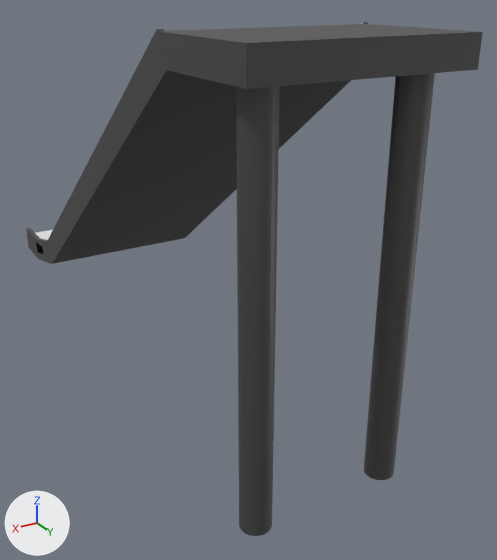
What one commit did to the FBX model Assets/Models/Slide.fbx.
The view is the same before and after, from a camera (50 mm lens) standing at (3.12, 6.66, 2.16) and looking at (-0.47, 0.67, -0.83). The axes (+X, +Y, +Z) are drawn at lower left. The lights are the same throughout. Where no turn or scale is listed for an object, it has been applied to the vertices. Vertices at the same position are counted once.

Before the edit, the objects in view are built like this:
```python
me_cube_002 = bpy.data.meshes.new('Cube.002')
me_cube_002.from_pydata(...)  # 196 vertices, 140 faces; spans x -0.98..0.98, y -3.25..3.06, z -2.1..1.86
# faces by material slot: [9, 131]
me_cube_002.materials.append(mat_slide)  # its picture is missing
me_cube_002.materials.append(mat_material_001)  # dark grey #585858
ob_cube_001 = bpy.data.objects.new('Cube.001', me_cube_002)
ob_cube_001.location = (0.0, 0.0, 0.0)
```
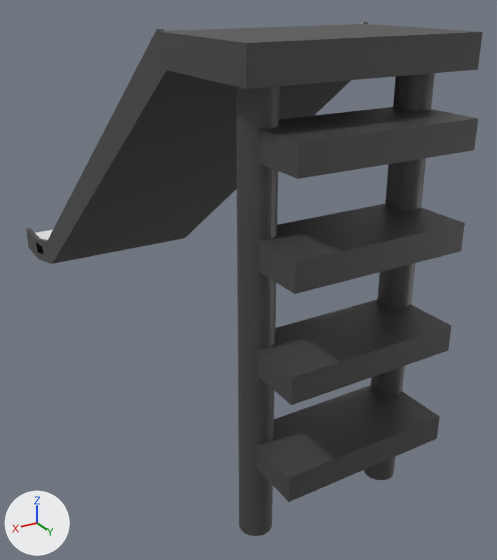
The newer file is also turned or shifted as a whole; pictures and numbers use the older file's frame.

The edits, one by one:
me_cube_002 has 196 vertices, 140 faces and spans x -0.98..0.98, y -3.25..3.06, z -2.1..1.86.
me_cube_002 is used by ob_cube_001; location (0.0, 0.0, 0.0).
me_cube_002 part 1: a new loose piece, a box spanning x -0.76..0.76, y 2.63..3.31, z 1.07..1.3, in mat_material_001 (dark grey #585858).
me_cube_002 part 2: a new loose piece, a box spanning x -0.76..0.76, y 2.63..3.31, z 0.31..0.53, in mat_material_001 (dark grey #585858).
me_cube_002 part 3: a new loose piece, a box spanning x -0.76..0.76, y 2.63..3.31, z -0.54..-0.32, in mat_material_001 (dark grey #585858).
me_cube_002 part 4: a new loose piece, a box spanning x -0.76..0.76, y 2.63..3.31, z -1.4..-1.17, in mat_material_001 (dark grey #585858).

Where the change shows, as pixel boxes (x1, y1, x2, y2) in the pictures (497 x 560 px):
part 1 of me_cube_002, added: after (258, 107, 478, 179)
part 2 of me_cube_002, added: after (257, 204, 465, 294)
part 3 of me_cube_002, added: after (257, 300, 451, 405)
part 4 of me_cube_002, added: after (256, 385, 440, 502)
